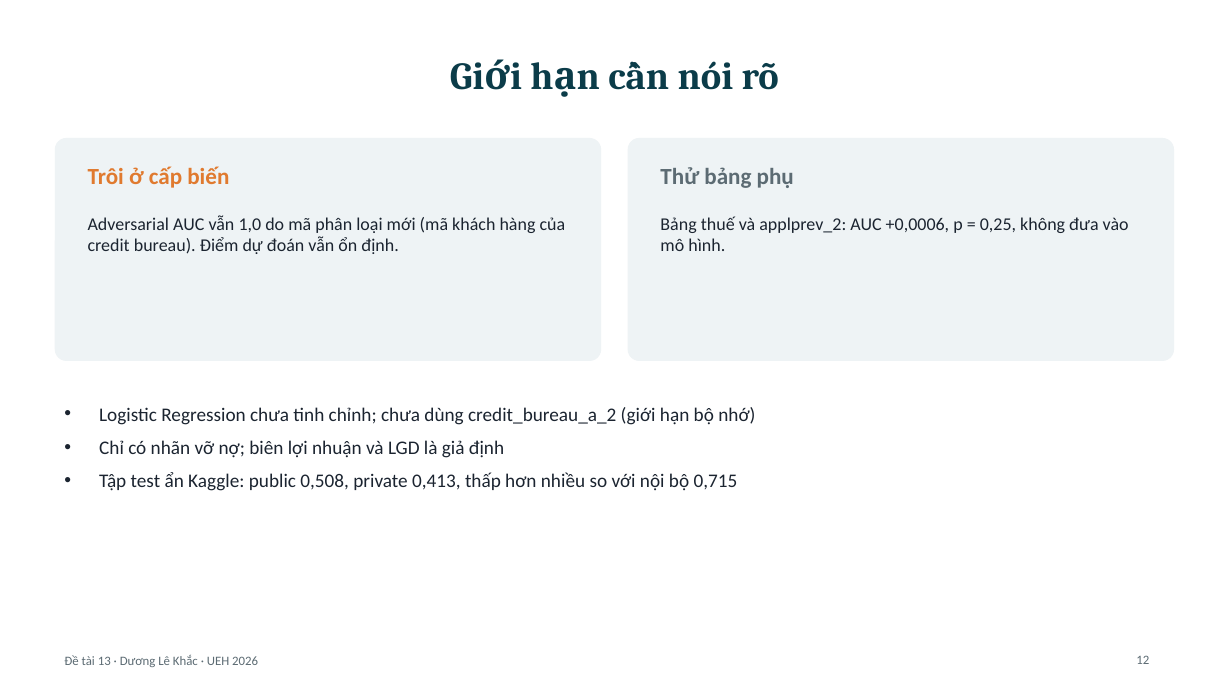
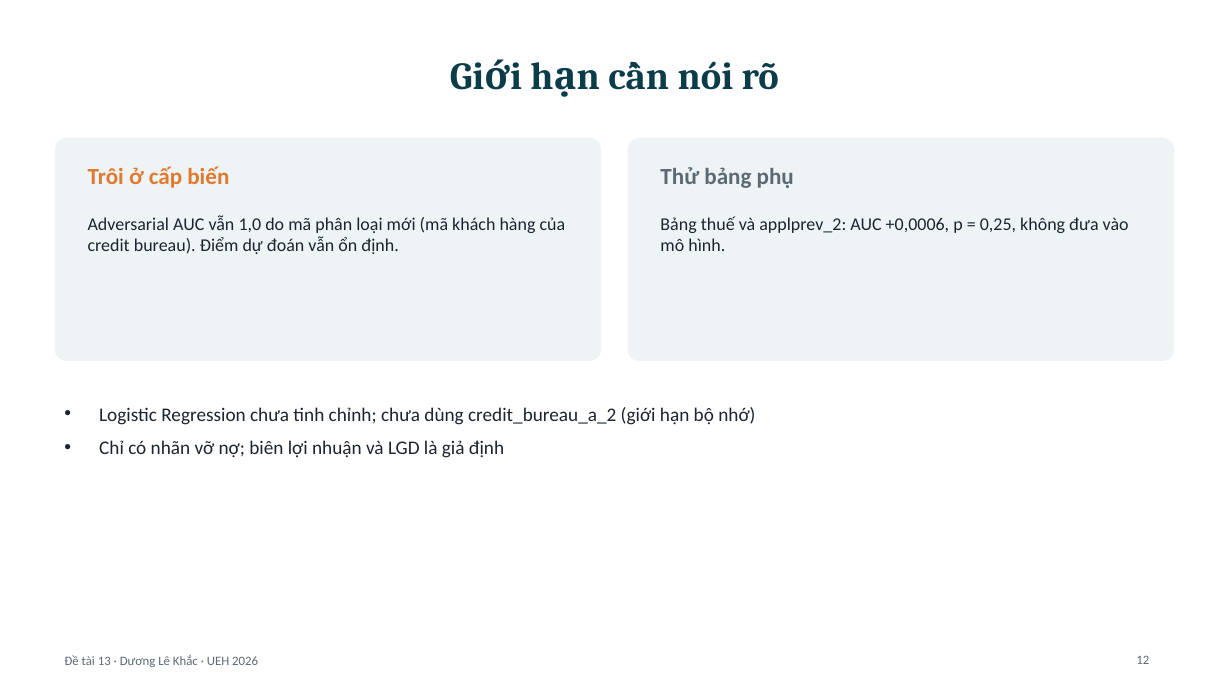
Before and after one commit to duonglk95/UEH-Chuyende-DuongLK525102180006-Detai13, a slide deck: slide 12 of Detai_13/Slide/Slide_Detai13.pptx. Drawn at 1232x693 pixels with LibreOffice and Linux fonts; fonts in the diff are those of the drawing. Boxes give left, top, right and bottom in pixels: in the first picture for what was removed or moved away, otherwise in the second. Text is boxed around its words. In the diff, an @@ line names an element or a change of style, - is before the commit and + after.

```diff
--- a/Detai_13/Slide/Slide_Detai13.pptx
+++ b/Detai_13/Slide/Slide_Detai13.pptx
@@ text at [99, 472, 738, 491]: paragraph removed @@
-• Tập test ẩn Kaggle: public 0,508, private 0,413, thấp hơn nhiều so với nội bộ 0,715
```
Also in this commit, not shown: 3 other files.
